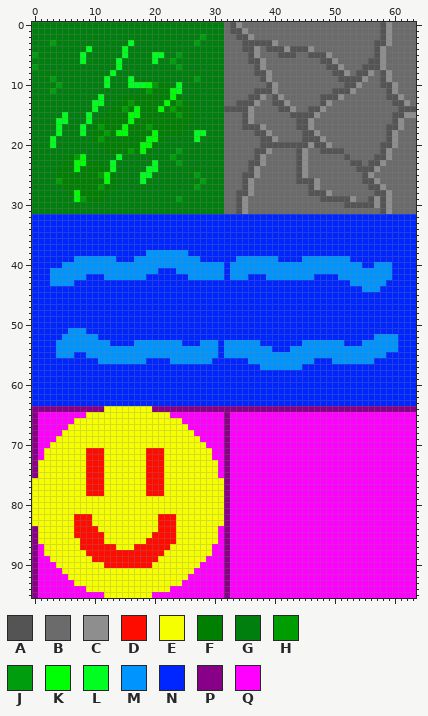
Two versions of one sprite sheet, res/testSheet.png. Above: the version before the commit.
The file is 64x96 pixels. Colours within 5 levels of each other are drawn and written as one.
Palette (. is transparent): A #545454  B #6b6b6b  C #8e8e8e  D #ff0c00  E #f6ff00  F #007f02  G #007f0e  H #009d02  J #009e0f  K #00ff04  L #00ff21  M #0094ff  N #0026ff  P #880088  Q #ff00ff
Pixels before (only the part around the change), first column x 0:
59 NNNNNNNNNNNNNNNNNNNNNNNNNNNNNNNNNNNN
60 NNNNNNNNNNNNNNNNNNNNNNNNNNNNNNNNNNNN
61 NNNNNNNNNNNNNNNNNNNNNNNNNNNNNNNNNNNN
62 NNNNNNNNNNNNNNNNNNNNNNNNNNNNNNNNNNNN
63 NNNNNNNNNNNNNNNNNNNNNNNNNNNNNNNNNNNN
64 PPPPPPPPPPPPEEEEEEEEPPPPPPPPPPPPPPPP
65 PQQQQQQQQEEEEEEEEEEEEEEQQQQQQQQQPQQQ
66 PQQQQQQEEEEEEEEEEEEEEEEEEQQQQQQQPQQQ
67 PQQQQQEEEEEEEEEEEEEEEEEEEEQQQQQQPQQQ
68 PQQQQEEEEEEEEEEEEEEEEEEEEEEQQQQQPQQQ
69 PQQQEEEEEEEEEEEEEEEEEEEEEEEEQQQQPQQQ
70 PQQEEEEEEEEEEEEEEEEEEEEEEEEEEQQQPQQQ
71 PQEEEEEEEDDDEEEEEEEDDDEEEEEEEEQQPQQQ
72 PQEEEEEEEDDDEEEEEEEDDDEEEEEEEEQQPQQQ
73 PEEEEEEEEDDDEEEEEEEDDDEEEEEEEEEQPQQQ
74 PEEEEEEEEDDDEEEEEEEDDDEEEEEEEEEQPQQQ
75 PEEEEEEEEDDDEEEEEEEDDDEEEEEEEEEQPQQQ
76 EEEEEEEEEDDDEEEEEEEDDDEEEEEEEEEEPQQQ
77 EEEEEEEEEDDDEEEEEEEDDDEEEEEEEEEEPQQQ
78 EEEEEEEEEDDDEEEEEEEDDDEEEEEEEEEEPQQQ
79 EEEEEEEEEEEEEEEEEEEEEEEEEEEEEEEEPQQQ
80 EEEEEEEEEEEEEEEEEEEEEEEEEEEEEEEEPQQQ
81 EEEEEEEEEEEEEEEEEEEEEEEEEEEEEEEEPQQQ
82 EEEEEEEDDDEEEEEEEEEEEDDDEEEEEEEEPQQQ
83 EEEEEEEDDDEEEEEEEEEEEDDDEEEEEEEEPQQQ
84 PEEEEEEDDDDEEEEEEEEEEDDDEEEEEEEQPQQQ
85 PEEEEEEDDDDDEEEEEEEEDDDDEEEEEEEQPQQQ
86 PEEEEEEEDDDDEEEEEEEDDDDDEEEEEEEQPQQQ
87 PQEEEEEEDDDDDDEEEDDDDDDEEEEEEEQQPQQQ
88 PQEEEEEEEDDDDDDDDDDDDDEEEEEEEEQQPQQQ
89 PQQEEEEEEEDDDDDDDDDDDEEEEEEEEQQQPQQQ
90 PQQQEEEEEEEEDDDDDDDDEEEEEEEEQQQQPQQQ
91 PQQQQEEEEEEEEEEEEEEEEEEEEEEQQQQQPQQQ
92 PQQQQQEEEEEEEEEEEEEEEEEEEEQQQQQQPQQQ
93 PQQQQQQEEEEEEEEEEEEEEEEEEQQQQQQQPQQQ
94 PQQQQQQQQEEEEEEEEEEEEEEQQQQQQQQQPQQQ
95 PQQQQQQQQQQQEEEEEEEEQQQQQQQQQQQQPQQQ
After the commit:
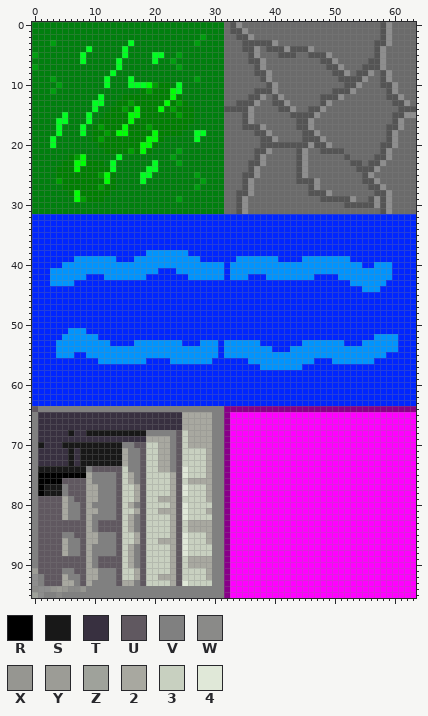
Colours new in this view: R #000000  S #181818  T #383040  U #605860  V #808080  W #8a8a88  X #969691  Y #9c9c96  Z #9fa29b  2 #a8a8a0  3 #c8d0c0  4 #e0e8d8
What changed:
Changed rows in their new state; - is an unchanged pixel.
first column x 0:
64 UVVVVVVVVVVVVVVVVVVVVVVVVVVVVVVV
65 VTTTTTTTTTTTTTTTTTTTTTTTT22222VV
66 VTTTTTTTTTTTTTTTTTTTTTTTT22222VV
67 VTTTTTTTTTTTTTTTTTTTTTTTT22222VV
68 VTTTTTSTTSSSSSSSSSSVVVVVU32222VV
69 VTTTTTTTTTTTTTTTTTT2222VU32222VV
70 VSTTTSSSSSSSSSSVVUU3322VU32222VV
71 VTTTTTSTSSSSSSS2VVU3322VU33332VV
72 VTTTTTSTSSSSSSS2VVU3322VU33332VV
73 VTTTTTSTSSSSSSS2VVU3322VU33332VV
74 VSSSSSSSSVUUUUU3VVU3322VU43332VV
75 VRRRRRRRR2VVVVU32VU33332U43332VV
76 VRRRRUUUU2VVVVU32VU33332U32222VV
77 VRSSSVUUU22VVVU332U33332U43332VV
78 VRSSSVUUU22VVVU332U33332U43332VV
79 VUUUU2VUU22VVVU332U33222U33332VV
80 VUUUU2VVU2VVVVU32VU33332U43333VV
81 VUUUU2VVU22VVVU332U33222U43332VV
82 VUUUU2VVU2VVVVU32VU33332U43333VV
83 VUUUUUUUU2VUUUU32VU33332U32222VV
84 VUUUUUUUU2VUUUU32VU33332U32222VV
85 VUUUUVVUU22VVVU332U33332U43332VV
86 VUUUU2VVU22VVVU332U33222U43332VV
87 VUUUU2VVU2VVVVU32VU33332U43333VV
88 VUUUU2VVU2VVVVU32VU33332U43333VV
89 VUUUUUUUU2VUUUU32VU33332U32222VV
90 VUUUUUUUU2VUUUU32VU33332U32222VV
91 YUUUUVVUU22VVVU332U33332U33332VV
92 CVUUU2VVU22VVVU332U33222U33332VV
93 CVUUU22VU2VVVVU22VU33332U43333VV
94 WCCXYXWWXVVVVVVVVVVVVVVVVVVVVVVV
95 ZCVVWVVVVVVVVVVVVVVVVVVVVVVVVVVV
Where, in picture pixels (left, top, right, bottom), the same in both pictures:
changed: (32, 406, 224, 598)
